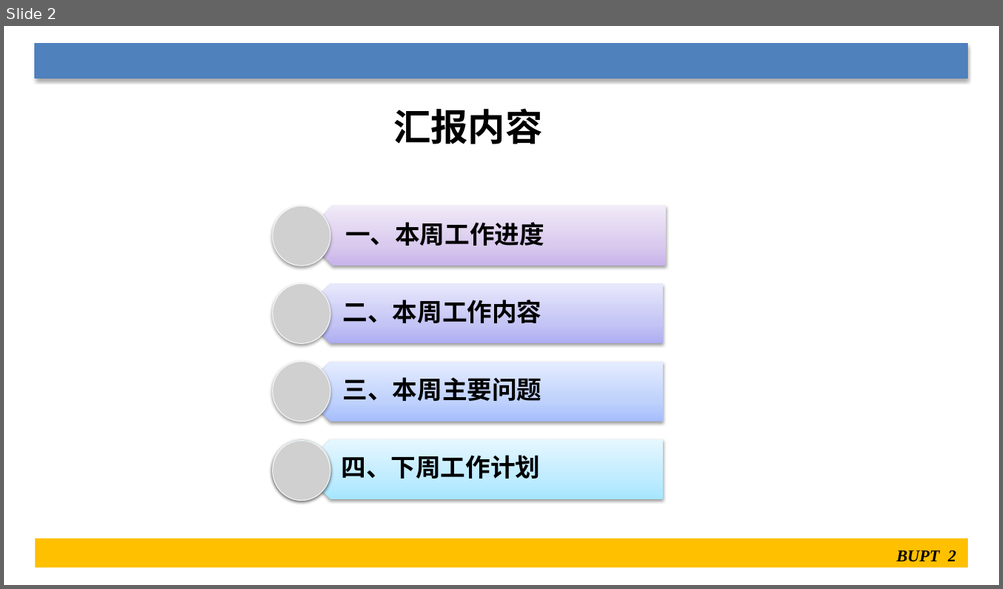
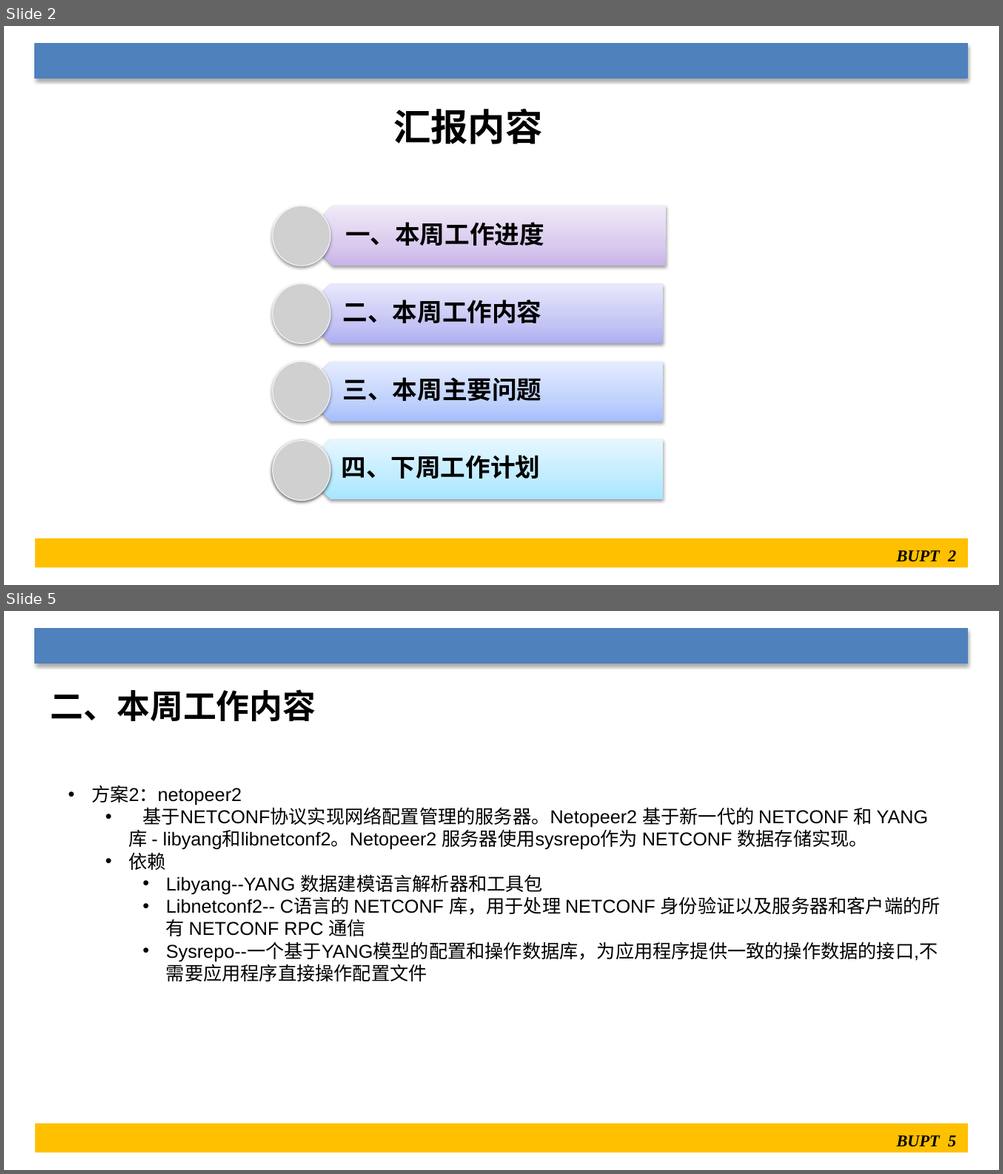
Before and after one commit to Yos6969/doc, a slide deck: SDN/联通-接入网统一管控系统--XXX.pptx. Shown one above the other, each under a label of ours: slide 2 before the commit, slides 2 and 5 after it; the slides between them are not shown. The pictures are 1003x589 and 1003x1174 pixels, drawn with LibreOffice and Linux fonts; fonts in the diff are those of the drawing; grey boxes stand for pictures. Boxes give left, top, right and bottom in pixels: in the first picture for what was removed or moved away, otherwise in the second. Text is boxed around its words. In the diff, an @@ line names an element or a change of style, - is before the commit and + after.

```diff
--- a/SDN/联通-接入网统一管控系统--XXX.pptx
+++ b/SDN/联通-接入网统一管控系统--XXX.pptx
@@ slide 5 added at bbox=[4, 611, 999, 1170], background #FFFFFF; not listed: 2 template elements that a slide beside it also shows @@
@@ text added at bbox=[51, 689, 316, 721], 32 pt, text #000000, bold @@
+二、本周工作内容
@@ text added at bbox=[91, 786, 940, 982], 18 pt, text #000000 @@
+• 方案2：netopeer2
+  • 基于NETCONF协议实现网络配置管理的服务器。Netopeer2 基于新一代的 NETCONF 和 YANG 库 - libyang和libnetconf2。Netopeer2 服务器使用sysrepo作为 NETCONF 数据存储实现。
+  • 依赖
+    • Libyang--YANG 数据建模语言解析器和工具包
+    • Libnetconf2-- C语言的 NETCONF 库，用于处理 NETCONF 身份验证以及服务器和客户端的所有 NETCONF RPC 通信
+    • Sysrepo--一个基于YANG模型的配置和操作数据库，为应用程序提供一致的操作数据的接口,不需要应用程序直接操作配置文件
@@ page number added at bbox=[896, 1136, 956, 1147], 16 pt, text #000000, bold, italic @@
+BUPT 5
```
Also in this commit, not shown: 5 slides changed, 2 other slides added, 8 other files.
